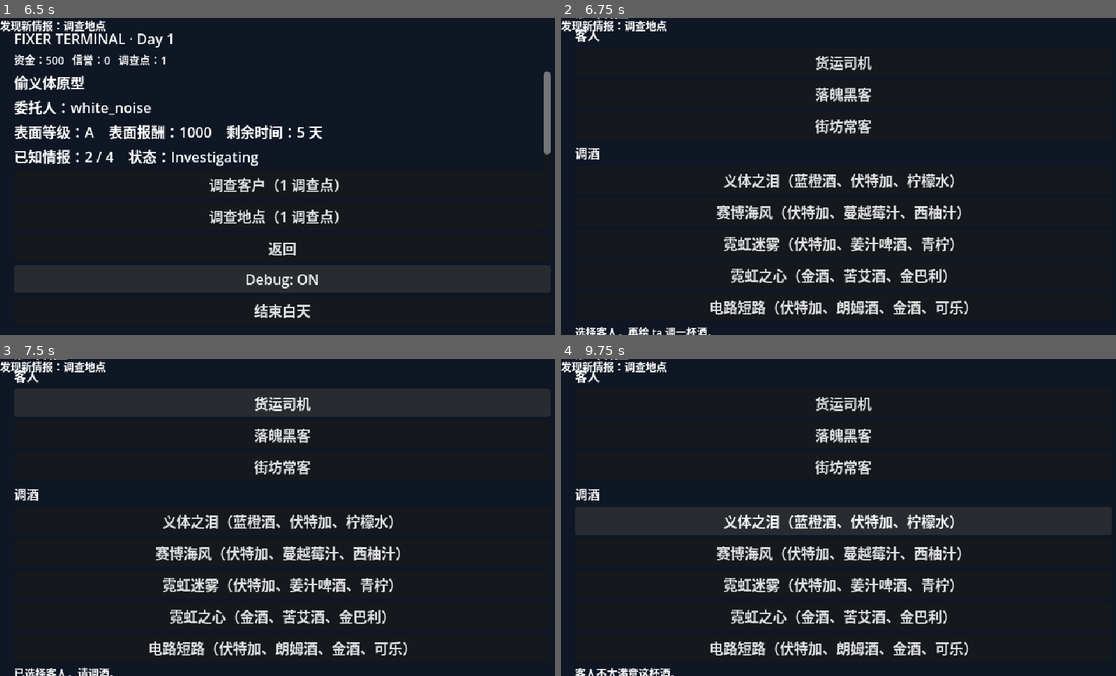
Above: before the commit, frames 1-4 (two rows, left to right).
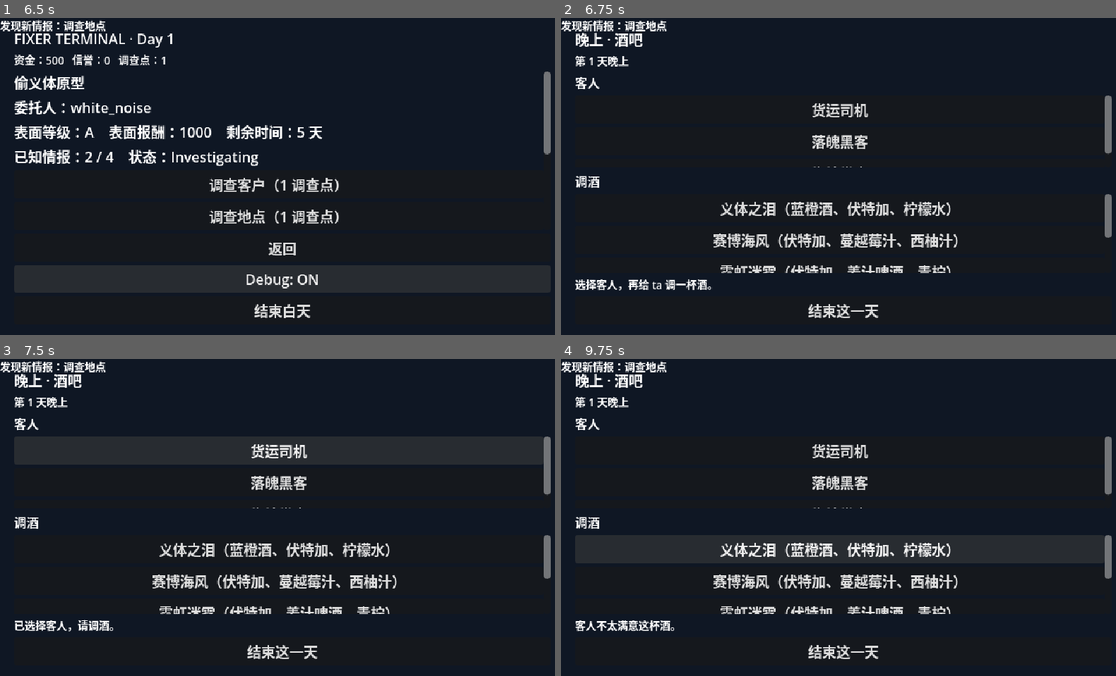
Above: after the commit, the same moments.

Repository: Akikun518/gamedemo
Game: Godot game, scene res://scenes/main.tscn
The game is run twice, just before and just after one commit, with the same random seed, the same clock (stepped at 60 frames per second) and the same inputs.
Inputs:
- Up to frame 1 (6.5 s): click "查看佣兵" at 0.5 s; click "返回" at 1.25 s; click "偷义体原型 | A | 1000c | 剩余 5 天 | …" at 2 s; click "调查客户（1 调查点）" at 2.75 s; click "调查地点（1 调查点）" at 3.5 s; click "询问佣兵（1 调查点）" at 4.25 s; click "偷义体原型 | A | 1000c | 剩余 5 天 | …" at 5 s; click "查询势力（1 调查点）" at 5.75 s
- Up to frame 2 (6.75 s): click "重新评估委托" at 6.5 s
- Up to frame 3 (7.5 s): click "货运司机" at 7.25 s
- Up to frame 4 (9.75 s): click "落魄黑客" at 8 s; click "街坊常客" at 8.75 s; click "义体之泪（蓝橙酒、伏特加、柠檬水）" at 9.5 s

Frame 1 is identical in both runs. In frame 2, 9.8% of the frame differs, in the area x 2-100%, y 0-100%; in frame 3, 19%; in frame 4, 18%.

Commit message:
fix: keep evening end-day button visible

Diff:
--- a/scenes/evening/evening_panel.tscn
+++ b/scenes/evening/evening_panel.tscn
@@ -30,18 +30,28 @@
 theme_override_font_sizes/font_size = 14
 text = "客人"
 
-[node name="GuestList" type="VBoxContainer" parent="."]
+[node name="GuestScroll" type="ScrollContainer" parent="."]
+custom_minimum_size = Vector2(0, 60)
 layout_mode = 2
 size_flags_vertical = 3
+
+[node name="GuestList" type="VBoxContainer" parent="GuestScroll"]
+layout_mode = 2
+size_flags_horizontal = 3
 
 [node name="DrinkTitle" type="Label" parent="."]
 layout_mode = 2
 theme_override_font_sizes/font_size = 14
 text = "调酒"
 
-[node name="DrinkList" type="VBoxContainer" parent="."]
+[node name="DrinkScroll" type="ScrollContainer" parent="."]
+custom_minimum_size = Vector2(0, 90)
 layout_mode = 2
 size_flags_vertical = 3
+
+[node name="DrinkList" type="VBoxContainer" parent="DrinkScroll"]
+layout_mode = 2
+size_flags_horizontal = 3
 
 [node name="StatusLabel" type="Label" parent="."]
 layout_mode = 2
--- a/scripts/evening/evening_panel.gd
+++ b/scripts/evening/evening_panel.gd
@@ -7,8 +7,8 @@
 var _guests: Array[Dictionary] = []
 
 @onready var drink_label: Label = $DrinkLabel
-@onready var guest_list: VBoxContainer = $GuestList
-@onready var drink_list: VBoxContainer = $DrinkList
+@onready var guest_list: VBoxContainer = $GuestScroll/GuestList
+@onready var drink_list: VBoxContainer = $DrinkScroll/DrinkList
 @onready var status_label: Label = $StatusLabel
 @onready var end_day_button: Button = $EndDayButton
 
